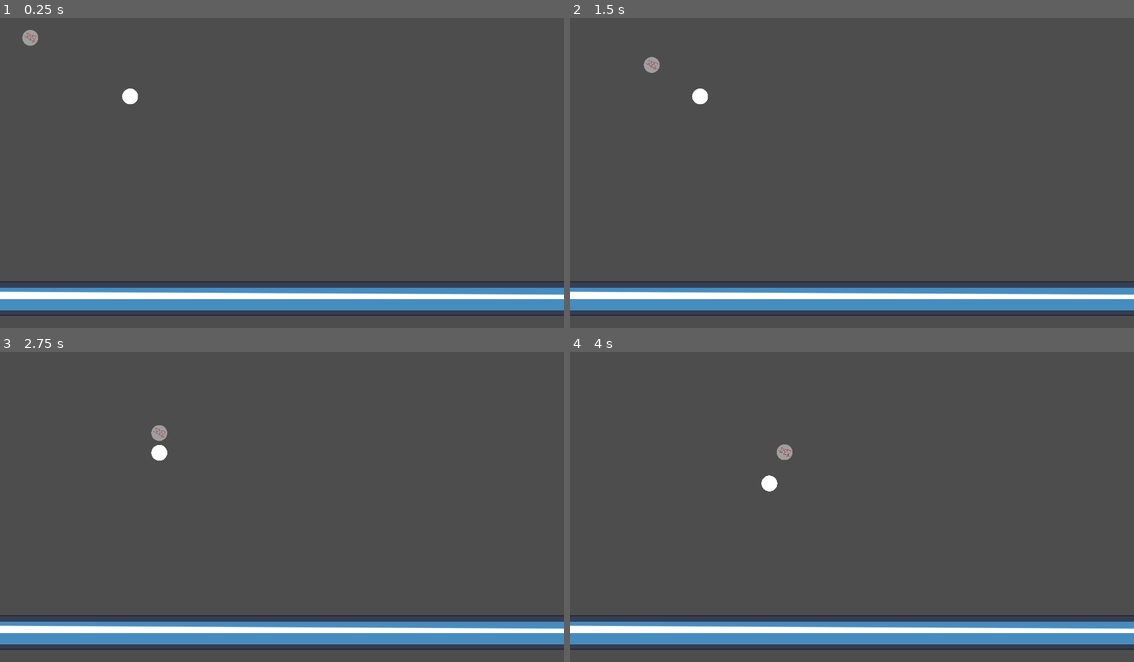
Above: before the commit, frames 1-4 (two rows, left to right).
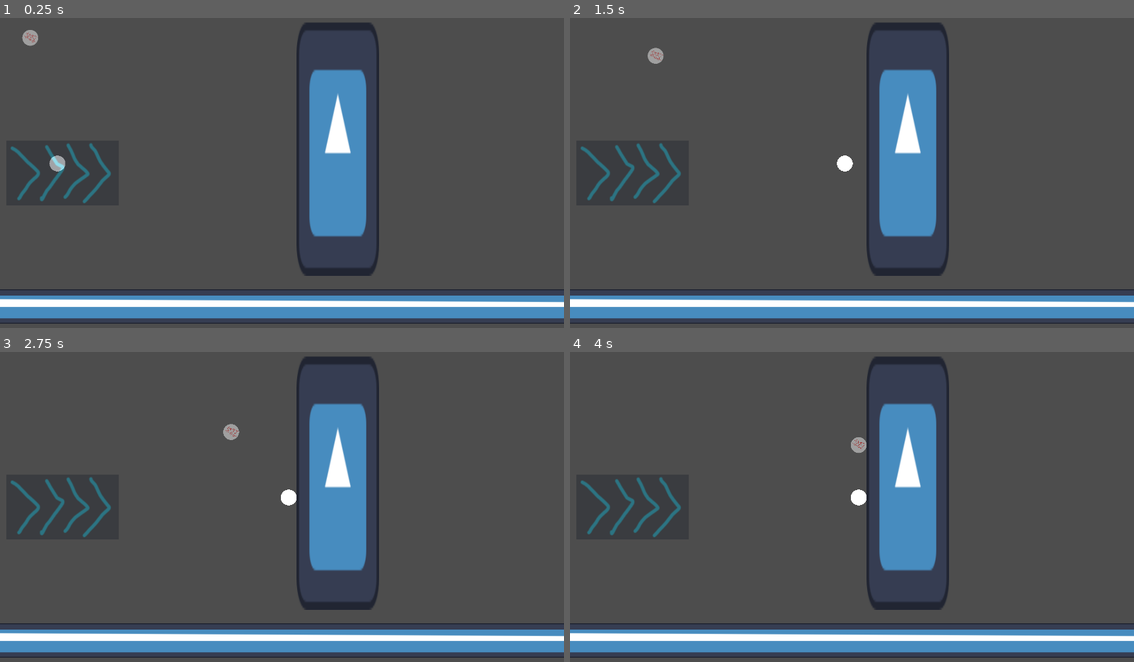
Above: after the commit, the same moments.

Repository: cmaciver/double-bubble-ggj
Game: Godot game, scene res://src/cam-test-scene.tscn
Two runs of this game, one before a commit and one after it. Both use one fixed random seed, a clock stepped at 60 frames per second and the inputs below. This scene is started directly instead of the project's main scene. The engine's default icon, where the game draws it, is replaced by a stand-in: a white triangle on a blue panel in a dark square.
Inputs (mouse positions are in pixels of both pictures, inside the frame that each line leads up to):
- Up to frame 1 (0.25 s): no input
- Up to frame 2 (1.5 s): move the mouse to (976, 157) at 0.52 s; press the mouse at (976, 157) at 0.53 s; hold D (platform_right) from 0.53 s (still down); tap Space (platform_jump) at 0.77 s; move the mouse to (739, 188) at 1.27 s; release the mouse at (739, 188) at 1.28 s; right-click (739, 188) at 1.35 s
- Up to frame 3 (2.75 s): tap Space (platform_jump) at 1.52 s; move the mouse to (338, 438) at 2.02 s; release D (platform_right) at 2.03 s; press the mouse at (338, 438) at 2.03 s; hold A (platform_left) from 2.03 s (still down)
- Up to frame 4 (4 s): move the mouse to (823, 572) at 2.77 s; release A (platform_left) at 2.78 s; release the mouse at (823, 572) at 2.78 s; hold D (platform_right) from 2.78 s (still down); right-click (823, 572) at 2.85 s; tap Space (platform_jump) at 3.02, 3.77 s; move the mouse to (1021, 556) at 3.52 s; press the mouse at (1021, 556) at 3.53 s

The runs differ from the first frame. In frame 1, 17% of the frame differs, in the area x 0-100%, y 1-99%; in frame 2, 17%; in frame 3, 17%; in frame 4, 17%.

Commit message:
Added wind area and fixed "zero grav" for bubble guys

Diff:
--- a/double-bubble/src/bubble-character.tscn
+++ b/double-bubble/src/bubble-character.tscn
@@ -1,14 +1,16 @@
 [gd_scene load_steps=4 format=3 uid="uid://c22vtnmo6hfwj"]
 
 [ext_resource type="Script" path="res://src/bubble_character.gd" id="1_ovhsf"]
-[ext_resource type="Texture2D" uid="uid://c4mty8klmu2r0" path="res://assets/circle GUY.png" id="2_f2gvg"]
+[ext_resource type="Texture2D" uid="uid://c4mty8klmu2r0" path="res://assets/temp/circle GUY.png" id="2_f2gvg"]
 
 [sub_resource type="CircleShape2D" id="CircleShape2D_mlla7"]
 radius = 542.156
 
 [node name="Bubble Character" type="RigidBody2D"]
-gravity_scale = 0.0
+collision_layer = 3
+collision_mask = 3
 lock_rotation = true
+constant_force = Vector2(0, -980)
 script = ExtResource("1_ovhsf")
 
 [node name="Sprite2D" type="Sprite2D" parent="."]
@@ -21,10 +23,7 @@
 shape = SubResource("CircleShape2D_mlla7")
 
 [node name="RayCast2DLeft" type="RayCast2D" parent="."]
-scale = Vector2(1, 1)
 
 [node name="RayCast2DCenter" type="RayCast2D" parent="."]
-scale = Vector2(1, 1)
 
 [node name="RayCast2DRight" type="RayCast2D" parent="."]
-scale = Vector2(1, 1)
--- /dev/null
+++ b/double-bubble/src/bubble.gd
@@ -0,0 +1,17 @@
+extends RigidBody2D
+
+
+# Called when the node enters the scene tree for the first time.
+func _ready() -> void:
+	pass # Replace with function body.
+
+
+# Called every frame. 'delta' is the elapsed time since the previous frame.
+func _process(delta: float) -> void:
+	pass
+	#linear_velocity *= 0.9999999999999999999999
+
+
+
+func _integrate_forces(state: PhysicsDirectBodyState2D) -> void:
+	pass
--- a/double-bubble/src/bubble.tscn
+++ b/double-bubble/src/bubble.tscn
@@ -1,12 +1,17 @@
-[gd_scene load_steps=3 format=3 uid="uid://b8y8lwa85u1et"]
+[gd_scene load_steps=4 format=3 uid="uid://b8y8lwa85u1et"]
 
-[ext_resource type="Texture2D" uid="uid://dsslg4hunrs10" path="res://assets/circle.png" id="1_ge8yu"]
+[ext_resource type="Script" path="res://src/bubble.gd" id="1_g2wj2"]
+[ext_resource type="Texture2D" uid="uid://dsslg4hunrs10" path="res://assets/temp/circle.png" id="1_ge8yu"]
 
 [sub_resource type="CircleShape2D" id="CircleShape2D_ts8is"]
 radius = 27.0
 
 [node name="Bubble" type="RigidBody2D"]
-gravity_scale = 0.0
+collision_layer = 3
+collision_mask = 3
+inertia = 4.0
+constant_force = Vector2(0, -980)
+script = ExtResource("1_g2wj2")
 
 [node name="Sprite2D" type="Sprite2D" parent="."]
 scale = Vector2(0.05, 0.05)
--- a/double-bubble/src/cam-test-scene.tscn
+++ b/double-bubble/src/cam-test-scene.tscn
@@ -1,18 +1,27 @@
-[gd_scene load_steps=4 format=3 uid="uid://4xdryhhyq1tf"]
+[gd_scene load_steps=5 format=3 uid="uid://4xdryhhyq1tf"]
 
 [ext_resource type="PackedScene" uid="uid://yqgweqv1lkrc" path="res://src/test-platform.tscn" id="1_2phd6"]
 [ext_resource type="PackedScene" uid="uid://c22vtnmo6hfwj" path="res://src/bubble-character.tscn" id="2_k3bug"]
 [ext_resource type="PackedScene" uid="uid://b8y8lwa85u1et" path="res://src/bubble.tscn" id="3_cnebf"]
+[ext_resource type="PackedScene" uid="uid://ckodw26opt8s5" path="res://src/wind_area.tscn" id="4_6utqk"]
 
 [node name="Cam-test-scene" type="Node2D"]
 
 [node name="Platform" parent="." instance=ExtResource("1_2phd6")]
-position = Vector2(-533, 965)
+position = Vector2(-205, 992)
 scale = Vector2(270.644, 0.922012)
 
 [node name="Bubble" parent="." instance=ExtResource("3_cnebf")]
-position = Vector2(443, 275)
+position = Vector2(171, 504)
 
 [node name="Bubble Character" parent="." instance=ExtResource("2_k3bug")]
 position = Vector2(103.137, 74.8654)
 can_sleep = false
+
+[node name="WindArea" parent="." instance=ExtResource("4_6utqk")]
+position = Vector2(213, 537)
+scale = Vector2(0.868594, 0.929995)
+
+[node name="Platform2" parent="." instance=ExtResource("1_2phd6")]
+position = Vector2(1150, 455)
+scale = Vector2(-2.19653, 6.75605)
--- /dev/null
+++ b/double-bubble/src/wind_area.tscn
@@ -0,0 +1,24 @@
+[gd_scene load_steps=3 format=3 uid="uid://ckodw26opt8s5"]
+
+[ext_resource type="Texture2D" uid="uid://3eu6mogw8cuj" path="res://assets/temp/wind arrow.png" id="1_a83a1"]
+
+[sub_resource type="RectangleShape2D" id="RectangleShape2D_px3ig"]
+size = Vector2(87.2, 50.1053)
+
+[node name="WindArea" type="Area2D"]
+scale = Vector2(0.25, 0.25)
+collision_layer = 2
+collision_mask = 2
+collision_priority = 100.0
+gravity_space_override = 1
+gravity_point_center = Vector2(1, 0)
+gravity_direction = Vector2(1, 0)
+
+[node name="CollisionShape2D" type="CollisionShape2D" parent="."]
+position = Vector2(3, 1)
+scale = Vector2(5, 4.75)
+shape = SubResource("RectangleShape2D_px3ig")
+
+[node name="Sprite2D" type="Sprite2D" parent="."]
+modulate = Color(1, 1, 1, 0.423529)
+texture = ExtResource("1_a83a1")
Renamed: double-bubble/assets/circle GUY.png -> double-bubble/assets/temp/circle GUY.png
Not shown, changed: double-bubble/assets/temp/circle GUY.png.import
Renamed: double-bubble/assets/circle.png -> double-bubble/assets/temp/circle.png
Not shown, changed: double-bubble/assets/temp/circle.png.import
Binary file added: double-bubble/assets/temp/wind arrow.png
Not shown, added: double-bubble/assets/temp/wind arrow.png.import
